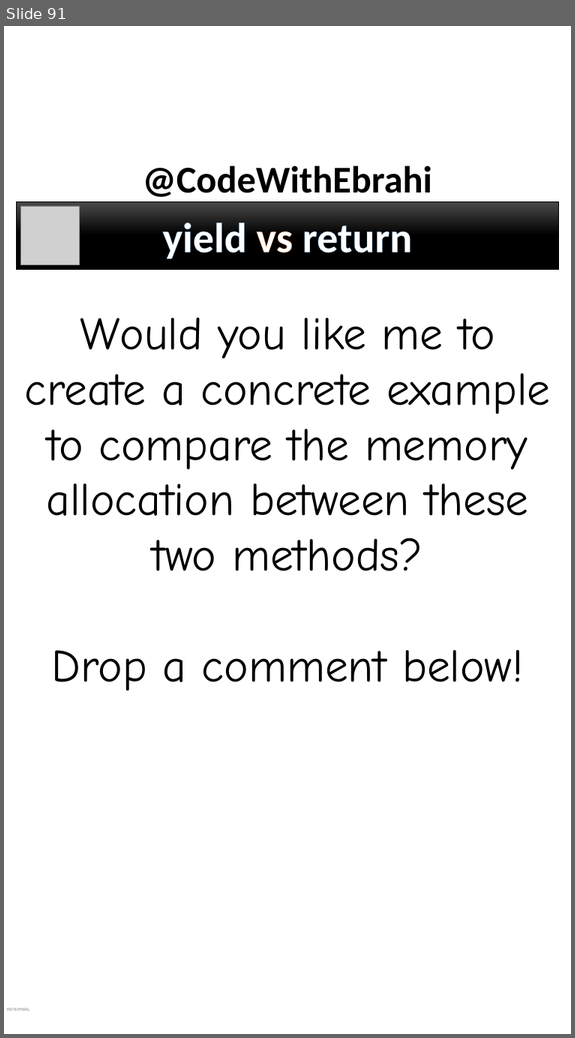
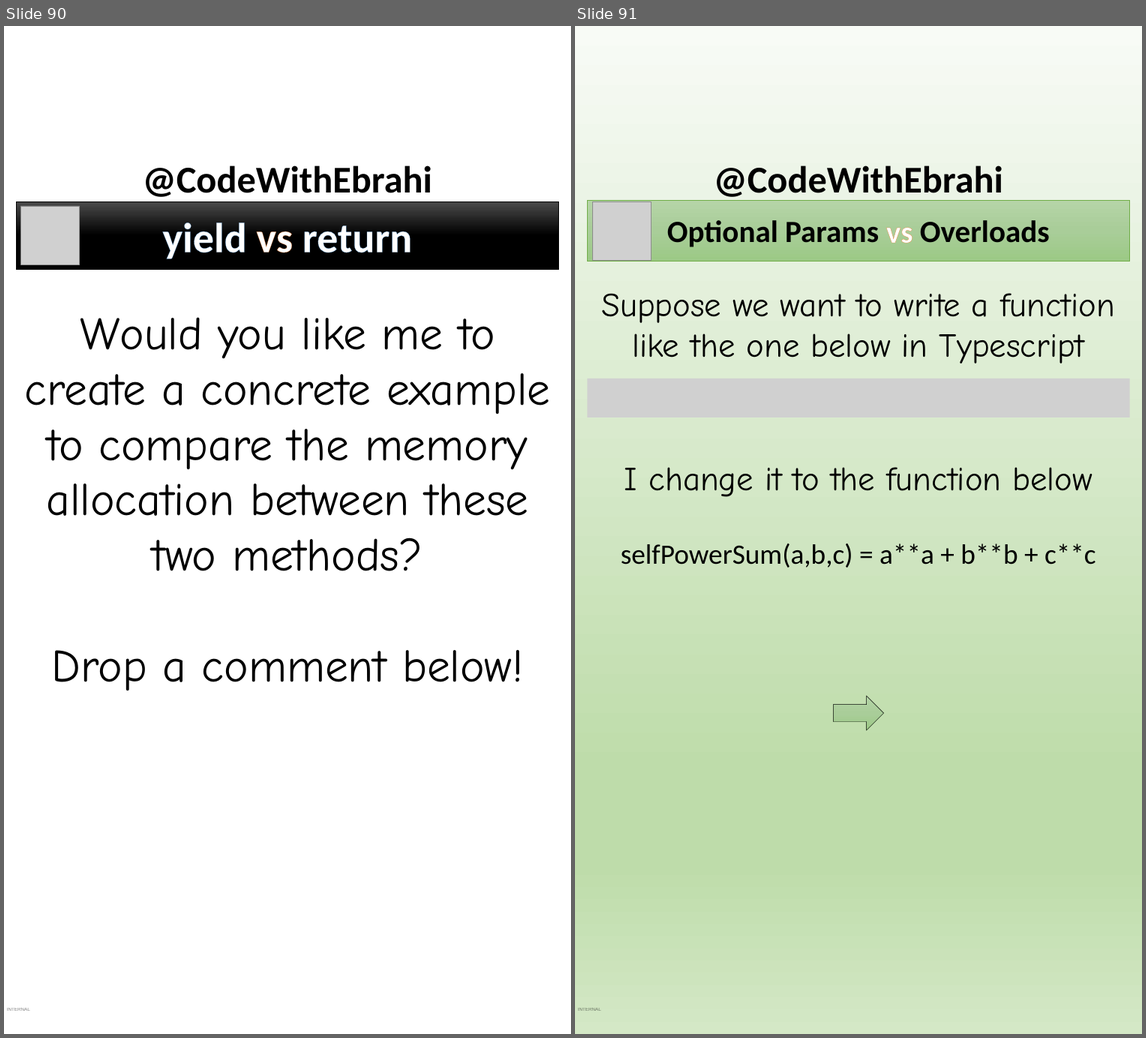
Before and after one commit to ebrahimsalehi1/python_codes, a slide deck: assets/images.pptx. Shown side by side, each under a label of ours: slide 91 before the commit, slides 90 and 91 after it. The pictures are 575x1038 and 1146x1038 pixels, drawn with LibreOffice and Linux fonts; fonts in the diff are those of the drawing; grey boxes stand for pictures; background and template pictures are left out. Boxes give left, top, right and bottom in pixels: in the first picture for what was removed or moved away, otherwise in the second. Text is boxed around its words. In the diff, an @@ line names an element or a change of style, - is before the commit and + after.

Commit message:
feat: added new typescript: optional params vs functions overloads

```diff
--- a/assets/images.pptx
+++ b/assets/images.pptx
@@ slide 91 added at (x1=575, y1=26, x2=1142, y2=1034), background gradient #F8FBF6 to #BEDCAA to #D4E8C6; not listed: 2 template elements that a slide beside it also shows @@
@@ rectangle added at (x1=587, y1=200, x2=1129, y2=260), fill gradient #B5D5A7 to #AACE9A to #9CC987, outline #70AD47 0.5 pt, 44 pt, text #000000, bold @@
+Optional Params vs Overloads
@@ picture added at (x1=593, y1=202, x2=651, y2=260) @@
@@ text added at (x1=602, y1=293, x2=1115, y2=364), 48 pt, text #000000 @@
+Suppose we want to write a function like the one below in Typescript
@@ picture added at (x1=587, y1=378, x2=1129, y2=417) @@
@@ text added at (x1=625, y1=467, x2=1093, y2=497), 48 pt, text #000000 @@
+I change it to the function below
@@ text added at (x1=621, y1=544, x2=1096, y2=568), 40 pt, text #000000 @@
+selfPowerSum(a,b,c) = a**a + b**b + c**c
@@ right arrow added at (x1=833, y1=696, x2=883, y2=730), fill gradient #B5D5A7 to #AACE9A to #9CC987, outline #000000 0.5 pt @@
@@ what was slide 91 is now slide 90 @@
```
Also in this commit, not shown: 2 other slides added, 1 slide removed, 4 other files.
